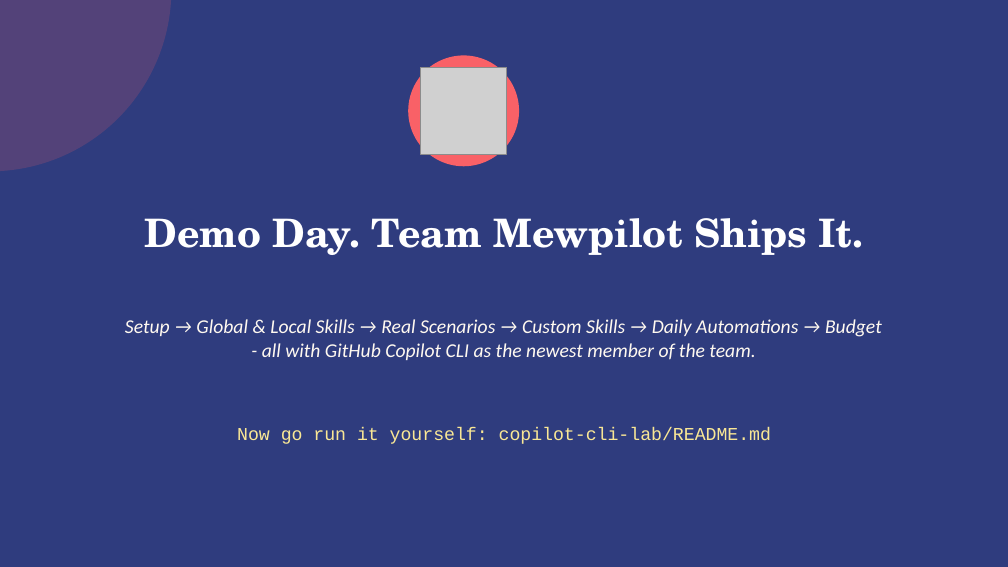
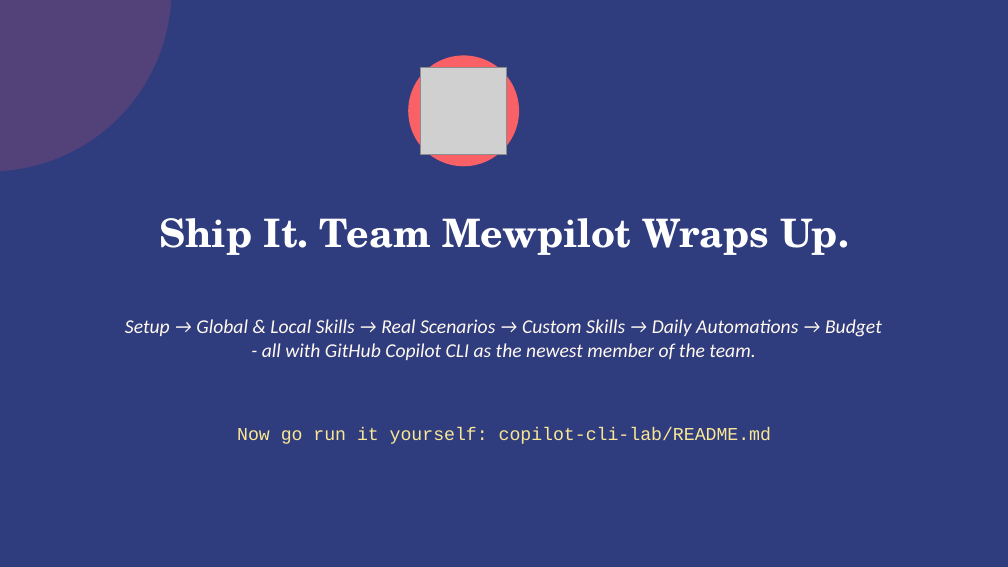
Before and after one commit to kandanai-leenutaphong-backup/copilot-cli-lab, a slide deck: slide 20 of slides/copilot-cli-lab.pptx (slide 15 before the commit). Drawn at 1008x567 pixels with LibreOffice and Linux fonts; fonts in the diff are those of the drawing; grey boxes stand for pictures. Boxes give left, top, right and bottom in pixels: in the first picture for what was removed or moved away, otherwise in the second. Text is boxed around its words. In the diff, an @@ line names an element or a change of style, - is before the commit and + after.

```diff
--- a/slides/copilot-cli-lab.pptx
+++ b/slides/copilot-cli-lab.pptx
@@ text at (159, 218, 849, 255): text changed @@
-Demo Day. Team Mewpilot Ships It.
+Ship It. Team Mewpilot Wraps Up.
```
Also in this commit, not shown: 10 other slides changed, 9 slides added, 4 slides removed, 2 other files.
